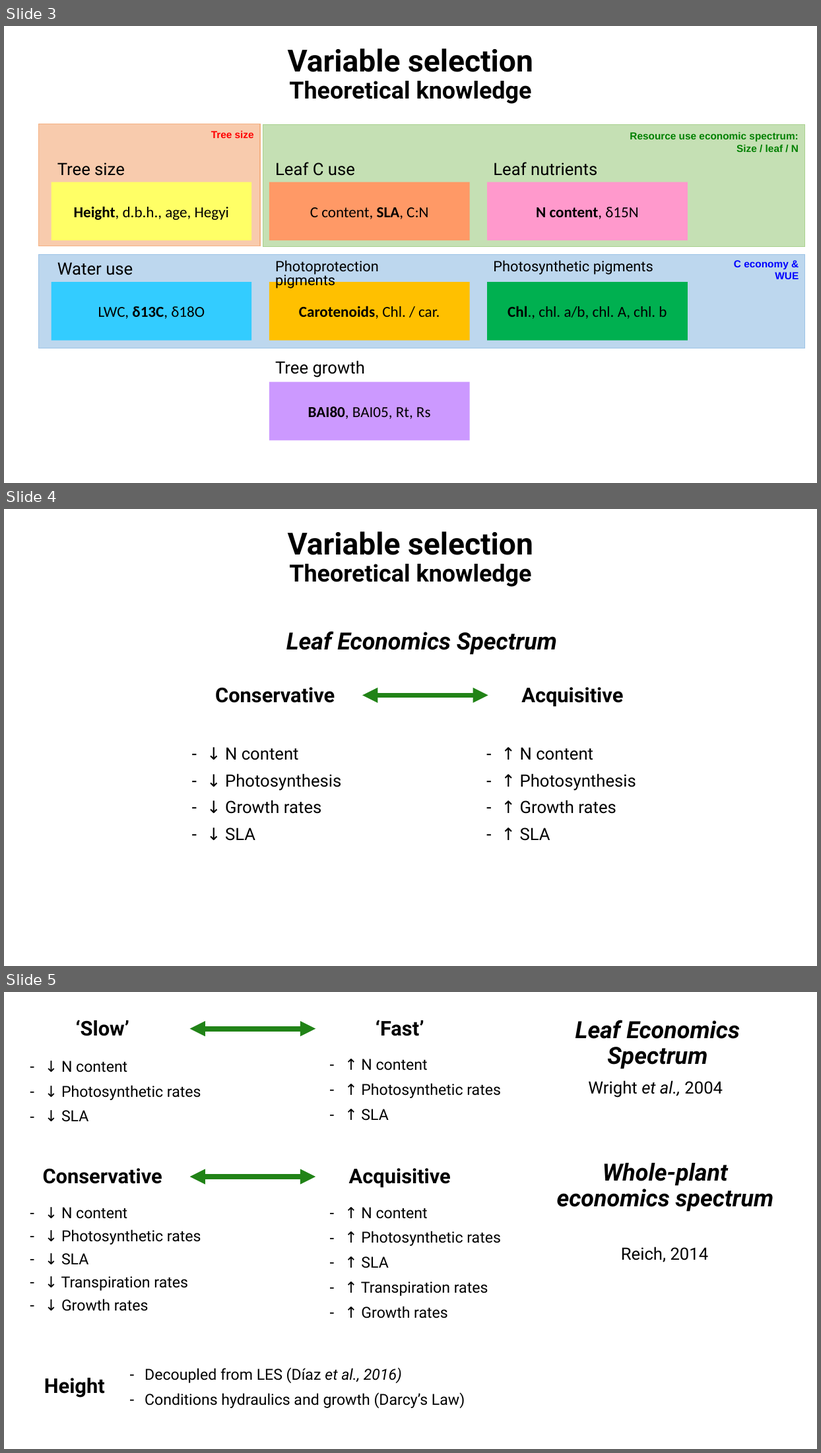
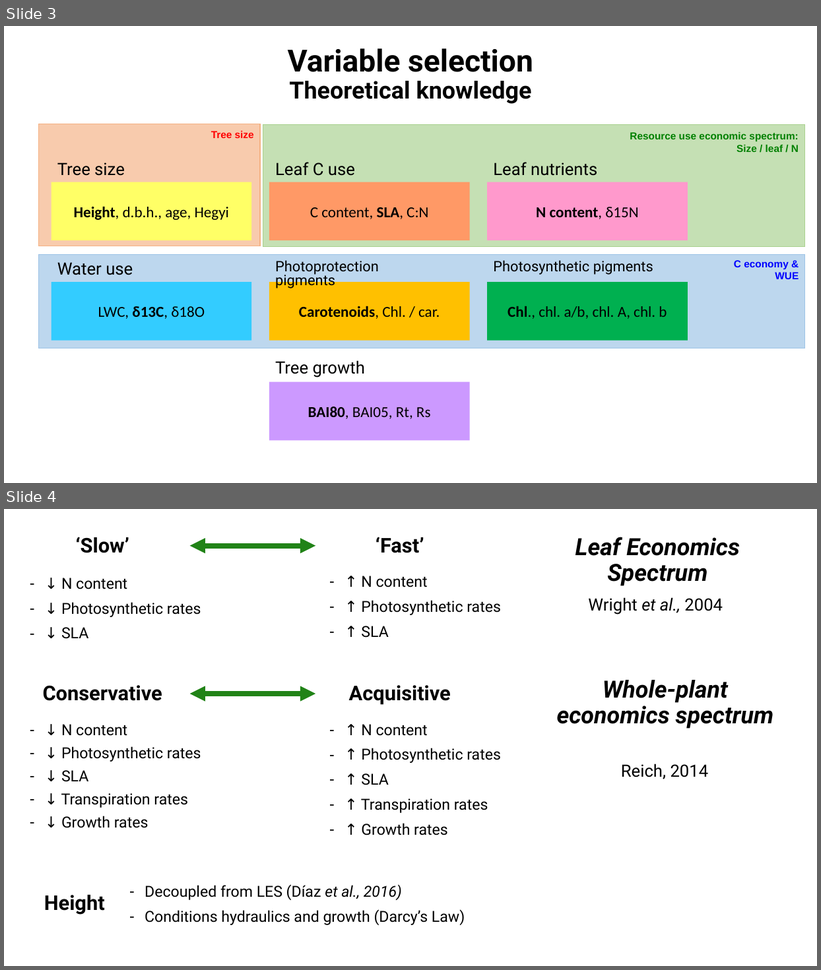
Before and after one commit to cris-fernandez/Tesis_Individuo, a slide deck: 06_ppts/Chapter2_variable_selection.pptx. Shown one above the other, each under a label of ours: slides 3, 4 and 5 before the commit, slides 3 and 4 after it. The pictures are 821x1453 and 821x970 pixels, drawn with LibreOffice and Linux fonts; fonts in the diff are those of the drawing. Boxes give left, top, right and bottom in pixels: in the first picture for what was removed or moved away, otherwise in the second. Text is boxed around its words. In the diff, an @@ line names an element or a change of style, - is before the commit and + after.

```diff
--- a/06_ppts/Chapter2_variable_selection.pptx
+++ b/06_ppts/Chapter2_variable_selection.pptx
@@ slide 4 removed at (4, 509, 817, 966), background #FFFFFF @@
@@ text removed at (288, 531, 533, 587) @@
-Variable selection
-Theoretical knowledge
@@ text removed at (286, 631, 557, 655) @@
-Leaf Economics Spectrum
@@ text removed at (215, 687, 335, 703) @@
-Conservative
@@ double arrow removed from (362, 696) to (488, 696) @@
@@ text removed at (521, 687, 623, 707) @@
-Acquisitive
@@ text removed at (225, 747, 341, 841) @@
-– ↓ N content
-– ↓ Photosynthesis
-– ↓ Growth rates
-– ↓ SLA
@@ text removed at (520, 747, 636, 841) @@
-– ↑ N content
-– ↑ Photosynthesis
-– ↑ Growth rates
-– ↑ SLA
@@ what was slide 5 is now slide 4 @@
```
Also in this commit, not shown: 1 slide changed, 1 slide added, 4 other files.
